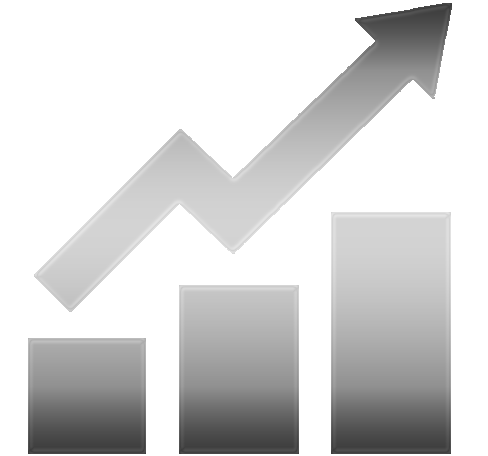
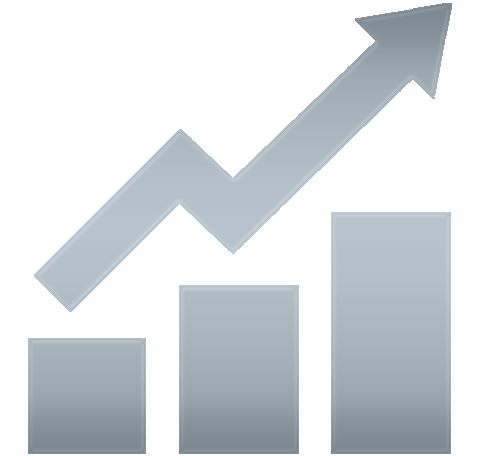
Layers edited between the first and the second 488x456 image:
added layer "Layer 2" (20%) above "Layer 1" over <box>28,3,452,454</box>
